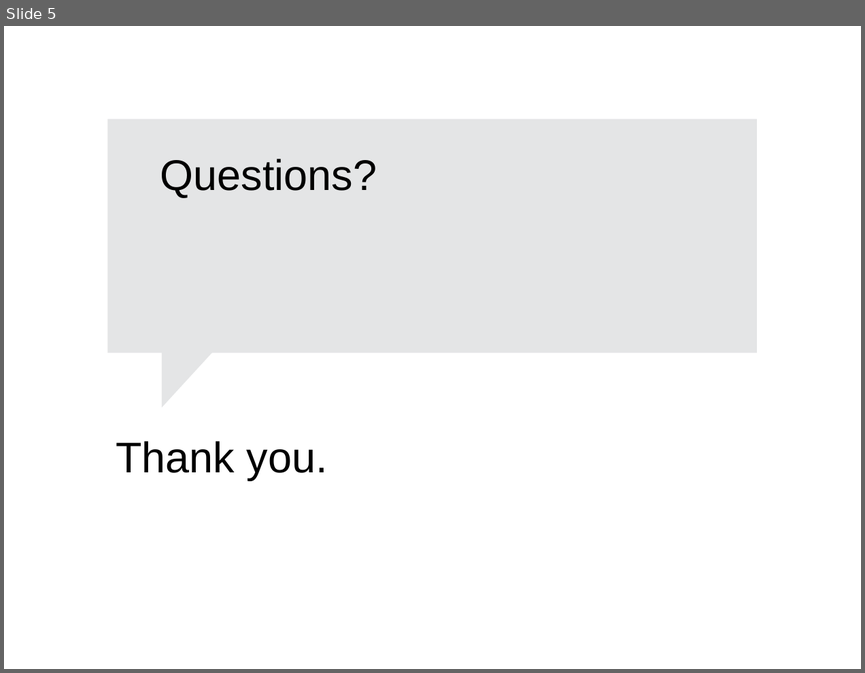
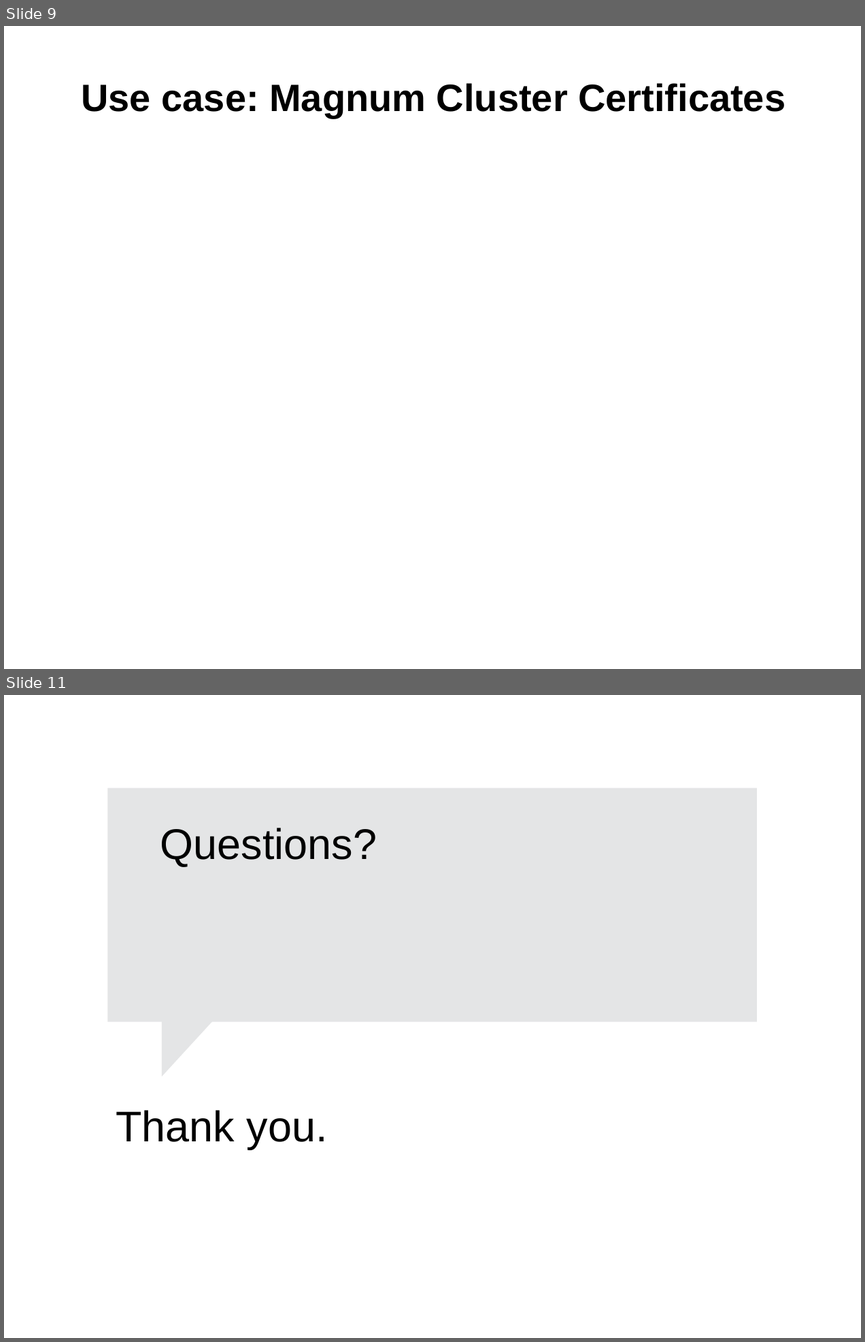
Before and after one commit to sayalilunkad/openstack-barcelona, a slide deck: hiding-in-the-clouds_secret-management-with-openstack-barbican/presentation.odp. Shown one above the other, each under a label of ours: slide 5 before the commit, slides 9 and 11 after it; the slides between them are not shown. The pictures are 865x673 and 865x1342 pixels, drawn with LibreOffice and Linux fonts; fonts in the diff are those of the drawing; background and template pictures are left out. Boxes give left, top, right and bottom in pixels: in the first picture for what was removed or moved away, otherwise in the second. Text is boxed around its words. In the diff, an @@ line names an element or a change of style, - is before the commit and + after.

```diff
--- a/hiding-in-the-clouds_secret-management-with-openstack-barbican/presentation.odp
+++ b/hiding-in-the-clouds_secret-management-with-openstack-barbican/presentation.odp
@@ slide 9 added at [4,26,861,669], background #FFFFFF; not listed: 1 template element that a slide beside it also shows @@
@@ title added at [81,83,785,118], 32 pt, text #000000, bold @@
+Use case: Magnum Cluster Certificates
@@ what was slide 5 is now slide 11 @@
```
Also in this commit, not shown: 1 slide changed, 7 other slides added, 2 slides removed.
